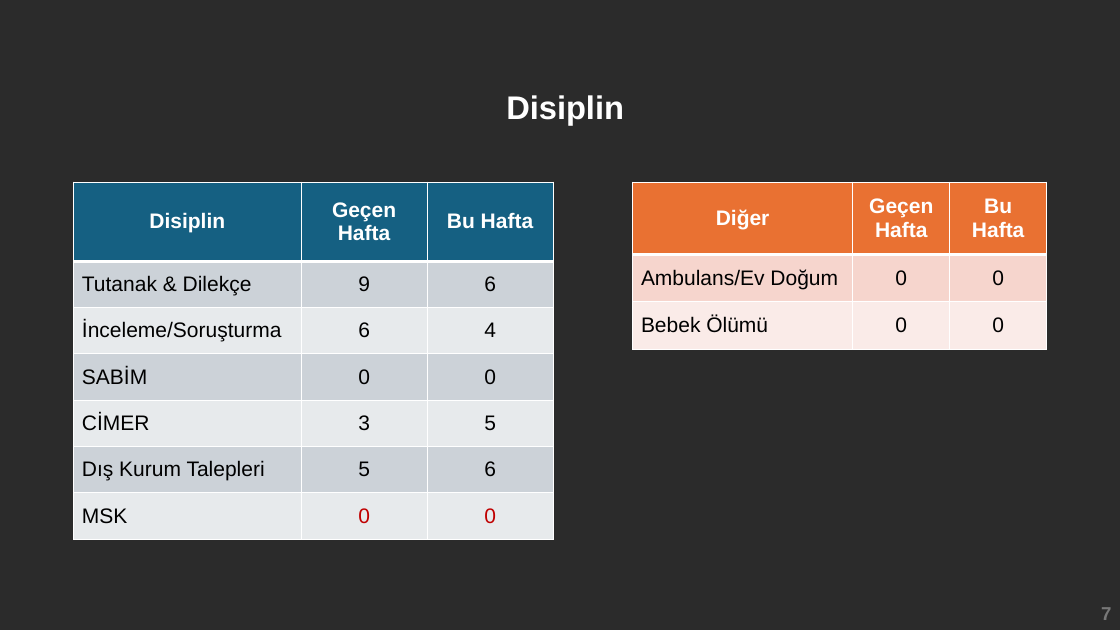
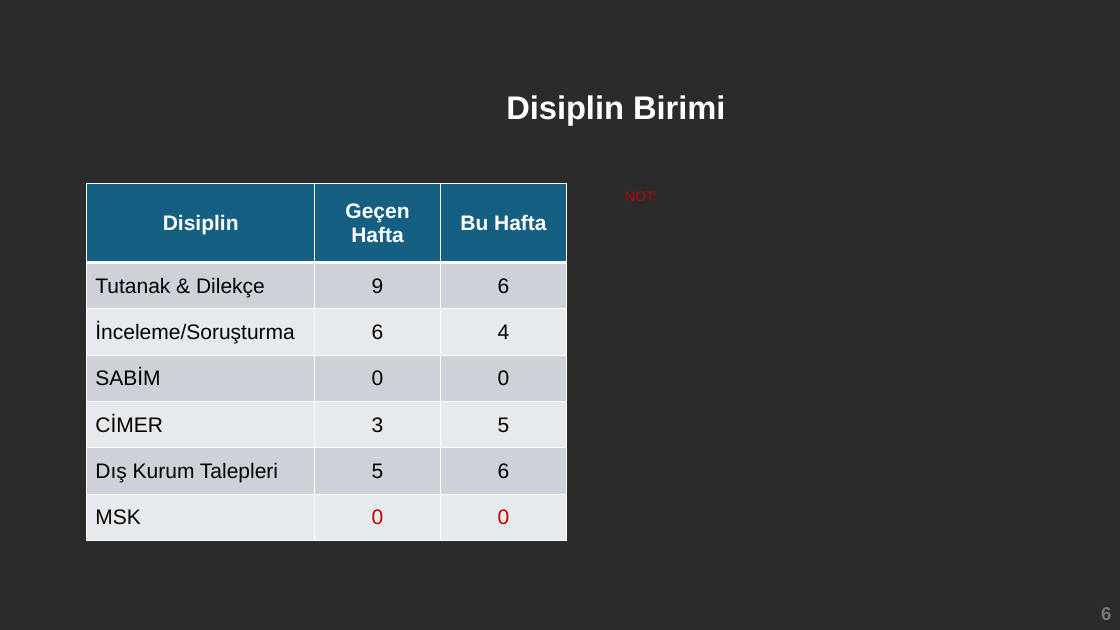
Before and after one commit to Canakkale112AcilSaglik/iasb, a slide deck: slide 6 of bulten-template.pptx (slide 7 before the commit). Drawn at 1120x630 pixels with LibreOffice and Linux fonts; fonts in the diff are those of the drawing; background and template pictures are left out; a plain dark background stands for a picture behind light text. Boxes give left, top, right and bottom in pixels: in the first picture for what was removed or moved away, otherwise in the second. Text is boxed around its words. In the diff, an @@ line names an element or a change of style, - is before the commit and + after.

```diff
--- a/bulten-template.pptx
+++ b/bulten-template.pptx
@@ text at [506,95,725,125]: text changed @@
-Disiplin
+Disiplin Birimi
@@ table: place and size @@
-table at [74,182,554,539]
+table at [87,184,567,541]
@@ text added at [625,191,657,201], 12 pt, text #C00000 @@
+NOT:
@@ table removed at [633,182,1047,350], 3 rows, 3 columns @@
-Diğer | Geçen Hafta | Bu Hafta
-Ambulans/Ev Doğum | 0 | 0
-Bebek Ölümü | 0 | 0
@@ page number at [1101,607,1111,620]: text changed @@
-7
+6
```
Also in this commit, not shown: 8 other slides changed, 1 slide added, 6 other files.
